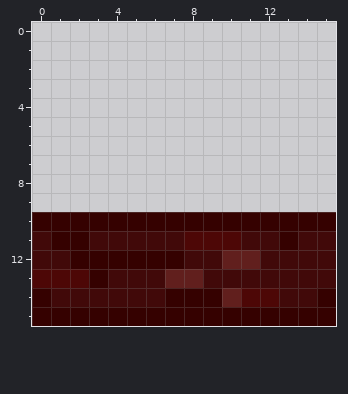
Pixel-art file: Assets/Sprites/Game/Floors/Tile_Wall_Top_Brick_B.aseprite. Above: the version before the commit.
16x16 pixels, 1 frame.
New version:
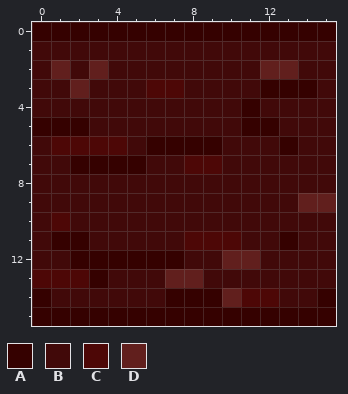
Palette (. is transparent): A #350100  B #410909  C #4d0706  D #611f1d
Change:
Colour A is added in row 0 at x 0 to 15; in row 3 at x 12 to 14; in row 4 at x 11; in row 5 at x 0 to 2 and 11 to 12; in row 6 at x 6 to 9 and 13; in row 7 at x 2 to 5.
Colour B is added in row 1 at x 0 to 15; in row 2 at x 0, 2, 4 to 11 and 14 to 15; in row 3 at x 0 to 1, 3 to 5, 8 to 11 and 15; in row 4 at x 0 to 10 and 12 to 15; in row 5 at x 3 to 10 and 13 to 15; in row 6 at x 0, 5, 10 to 12 and 14 to 15.
Colour B is added in row 7 at x 0 to 1, 6 to 7 and 10 to 15; in row 8 at x 0 to 15; in row 9 at x 0 to 13.
Colour B replaces colour A in row 10 at x 0 and 2 to 15.
Colour C is added in row 3 at x 6 to 7; in row 6 at x 1 to 4; in row 7 at x 8 to 9.
Colour C replaces colour A in row 10 at x 1.
Colour D is added in row 2 at x 1, 3 and 12 to 13; in row 3 at x 2; in row 9 at x 14 to 15.
Boxes around the changes in both pictures, in picture pixels (x1, y1, x2, y2):
changed: (32, 22, 336, 231)
